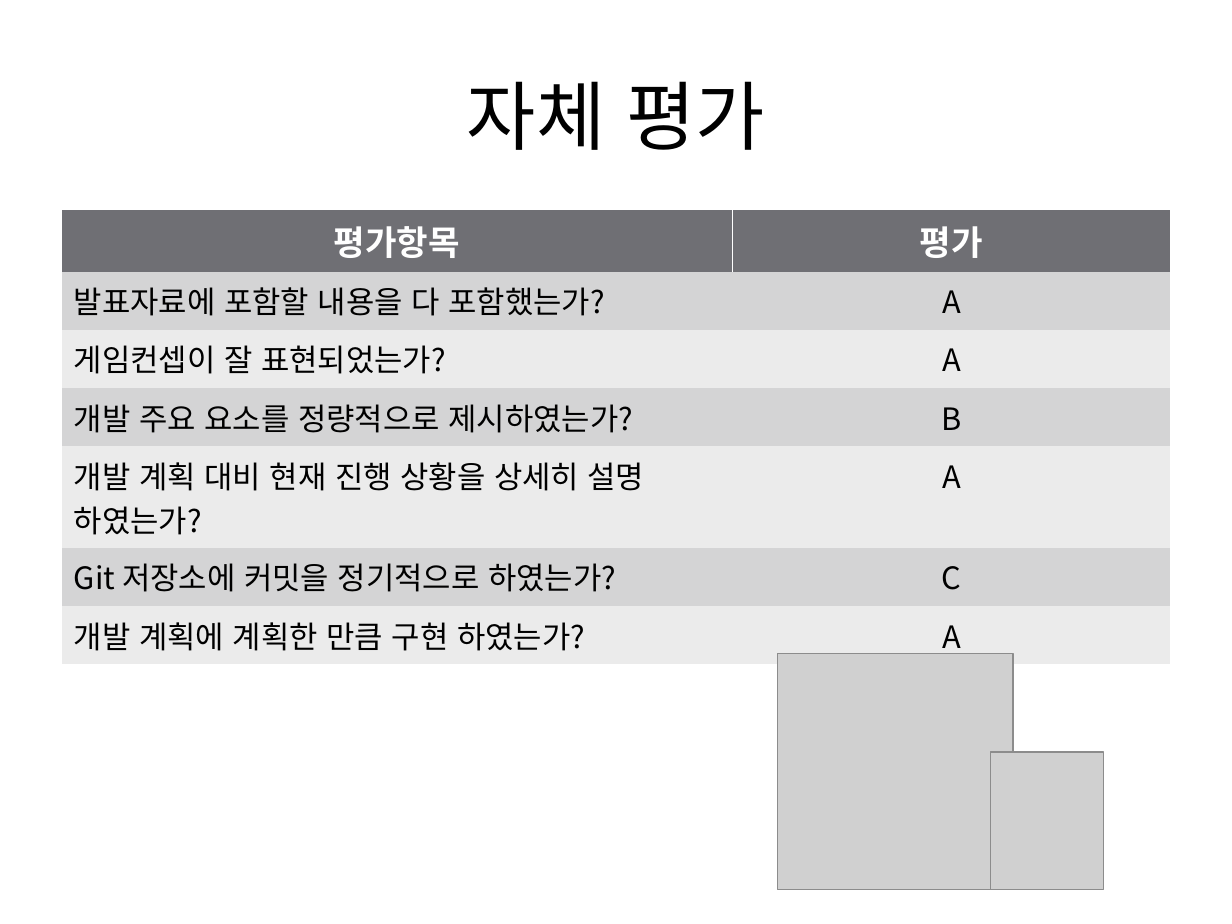
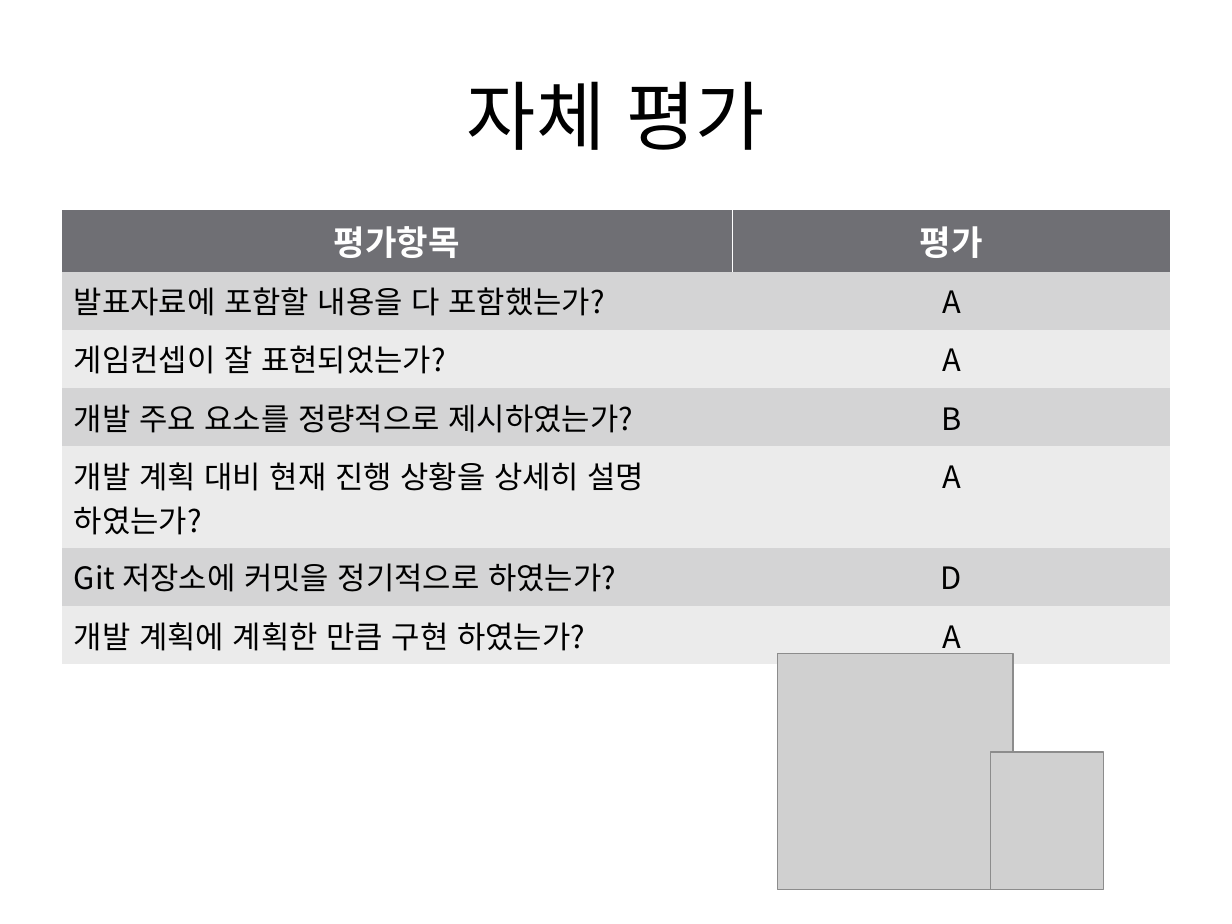
Before and after one commit to claire7041/2DGP, a slide deck: slide 7 of CookieRun/PPT/쿠키런 2차 프로젝트 발표자료.pptx (slide 6 before the commit). Drawn at 1232x924 pixels with LibreOffice and Linux fonts; fonts in the diff are those of the drawing; grey boxes stand for pictures. Boxes give left, top, right and bottom in pixels: in the first picture for what was removed or moved away, otherwise in the second. Text is boxed around its words. In the diff, an @@ line names an element or a change of style, - is before the commit and + after.

```diff
--- a/CookieRun/PPT/쿠키런 2차 프로젝트 발표자료.pptx
+++ b/CookieRun/PPT/쿠키런 2차 프로젝트 발표자료.pptx
@@ table at <box>62,209,1170,658</box> @@
-row 6, column 2: C
+row 6, column 2: D
```
Also in this commit, not shown: 1 slide added, 2 other files.
